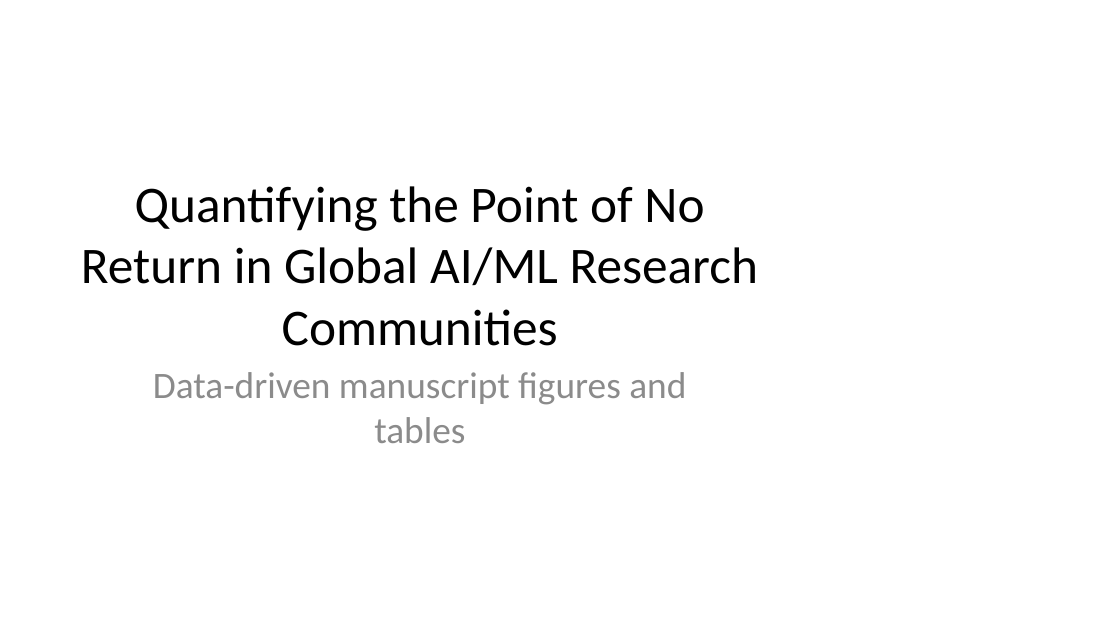
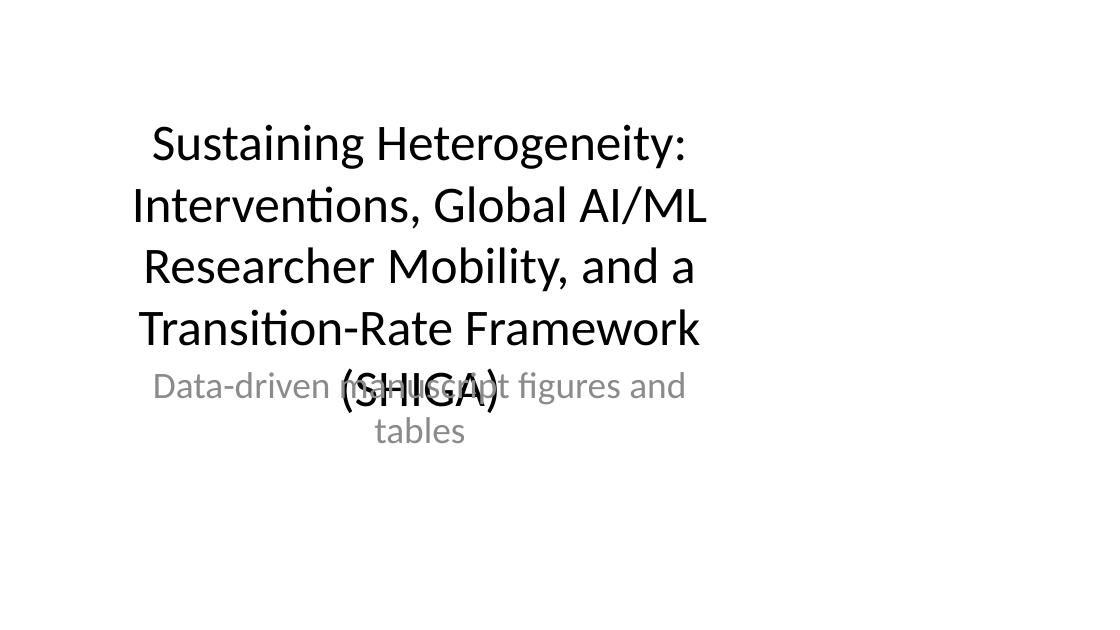
Before and after one commit to bougtoir/heat-accidents-mortality, a slide deck: slide 1 of researcher_mobility_ode/docs/manuscript_full_article_figures.pptx. Drawn at 1120x630 pixels with LibreOffice and Linux fonts; fonts in the diff are those of the drawing. Boxes give left, top, right and bottom in pixels: in the first picture for what was removed or moved away, otherwise in the second. Text is boxed around its words. In the diff, an @@ line names an element or a change of style, - is before the commit and + after.

```diff
--- a/researcher_mobility_ode/docs/manuscript_full_article_figures.pptx
+++ b/researcher_mobility_ode/docs/manuscript_full_article_figures.pptx
@@ title at (x1=132, y1=124, x2=707, y2=419): text changed @@
-Quantifying the Point of No Return in Global AI/ML Research Communities
+Sustaining Heterogeneity: Interventions, Global AI/ML Researcher Mobility, and a Transition-Rate Framework (SHIGA)
```
Also in this commit, not shown: 4 other files.
